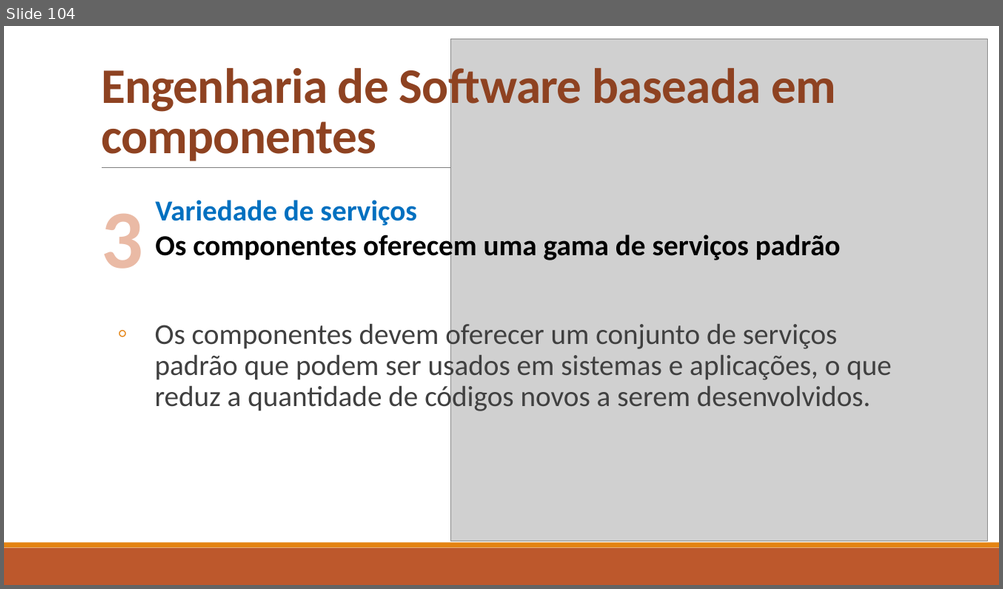
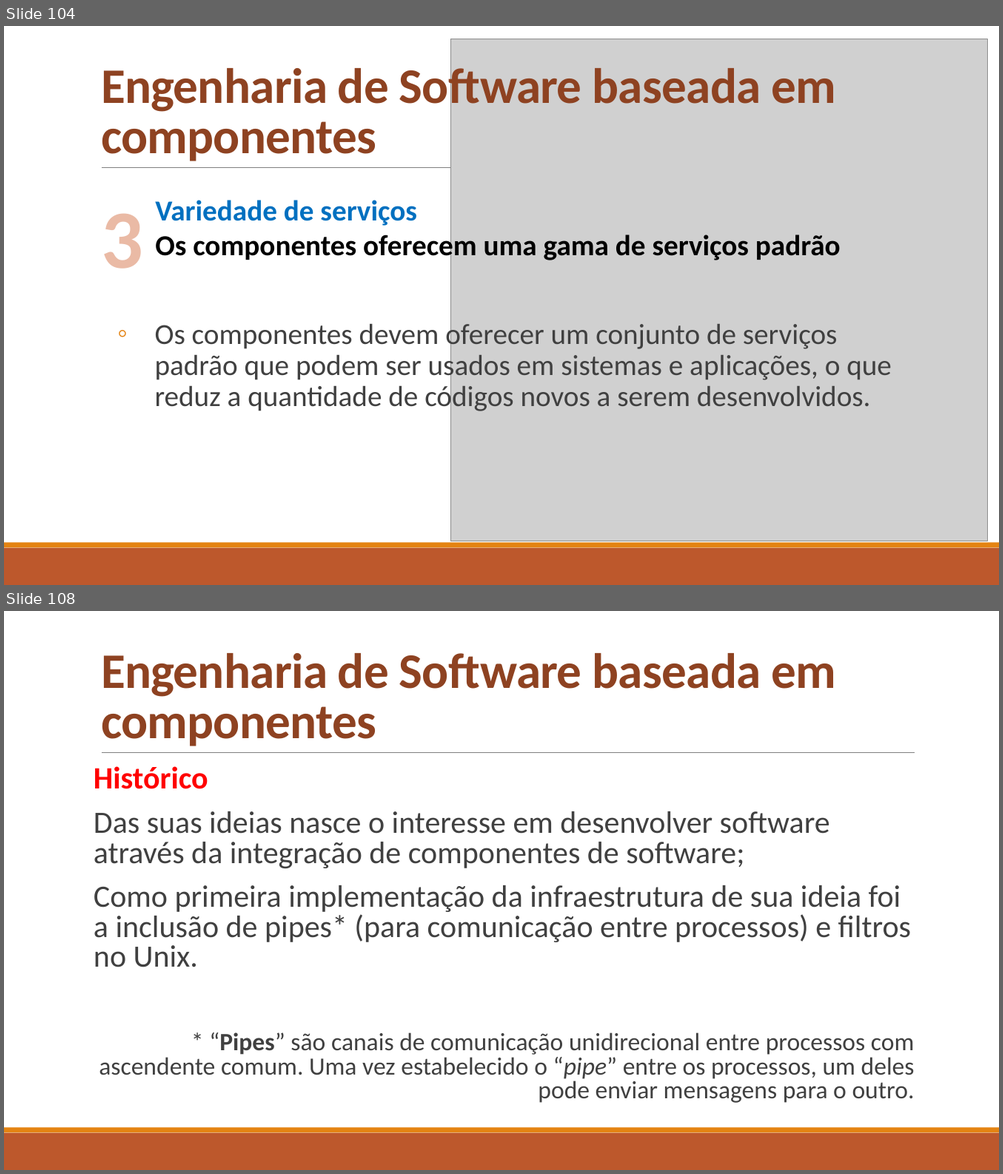
Before and after one commit to celsofurtado/reuso, a slide deck: Reuso de Software e Componentes.pptx. Shown one above the other, each under a label of ours: slide 104 before the commit, slides 104 and 108 after it; the slides between them are not shown. The pictures are 1003x589 and 1003x1174 pixels, drawn with LibreOffice and Linux fonts; fonts in the diff are those of the drawing; grey boxes stand for pictures. Boxes give left, top, right and bottom in pixels: in the first picture for what was removed or moved away, otherwise in the second. Text is boxed around its words. In the diff, an @@ line names an element or a change of style, - is before the commit and + after.

```diff
--- a/Reuso de Software e Componentes.pptx
+++ b/Reuso de Software e Componentes.pptx
@@ slide 108 added at box(4, 611, 999, 1170), background #FFFFFF; not listed: 3 template elements that a slide beside it also shows @@
@@ title added at box(101, 653, 836, 746), 48 pt, text #8E4221, bold @@
+Engenharia de Software baseada em componentes
@@ text added at box(94, 766, 914, 1103), 30 pt, text #404040 @@
+Histórico
+Das suas ideias nasce o interesse em desenvolver software através da integração de componentes de software;
+Como primeira implementação da infraestrutura de sua ideia foi a inclusão de pipes* (para comunicação entre processos) e filtros no Unix.
+* “Pipes” são canais de comunicação unidirecional entre processos com ascendente comum. Uma vez estabelecido o “pipe” entre os processos, um deles pode enviar mensagens para o outro.
```
Also in this commit, not shown: 35 other slides added.
